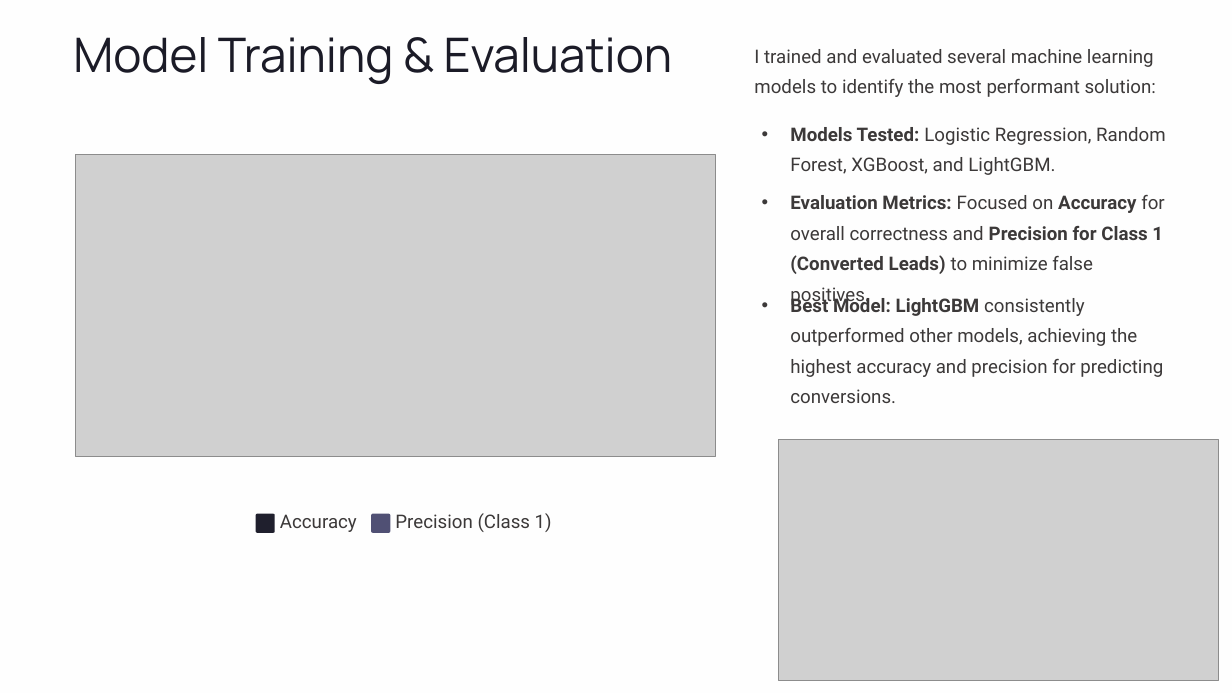
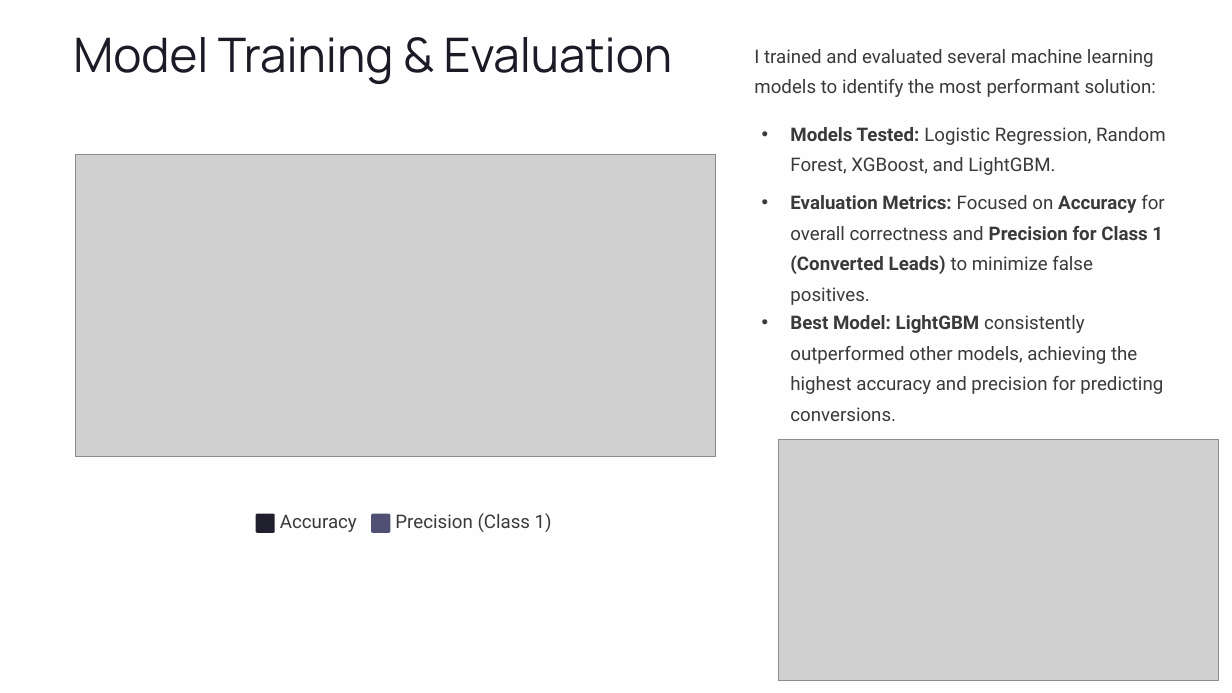
Before and after one commit to Rithwik-Minfy/Lead-Conversion-Classfication-Capstone, a slide deck: slide 7 of Capstone Presentation.pptx (slide 6 before the commit). Drawn at 1232x693 pixels with LibreOffice and Linux fonts; fonts in the diff are those of the drawing; grey boxes stand for pictures; background and template pictures are left out. Boxes give left, top, right and bottom in pixels: in the first picture for what was removed or moved away, otherwise in the second. Text is boxed around its words. In the diff, an @@ line names an element or a change of style, - is before the commit and + after.

```diff
--- a/Capstone Presentation.pptx
+++ b/Capstone Presentation.pptx
@@ text "Best Model: LightGBM consistently outperformed ...": place and size @@
-text "Best Model: LightGBM consistently outperformed ..." at <box>790,295,1163,403</box>
+text "Best Model: LightGBM consistently outperformed ..." at <box>790,315,1163,421</box>
```
Also in this commit, not shown: 5 other slides changed, 2 slides added, 1 slide removed, 5 other files.
